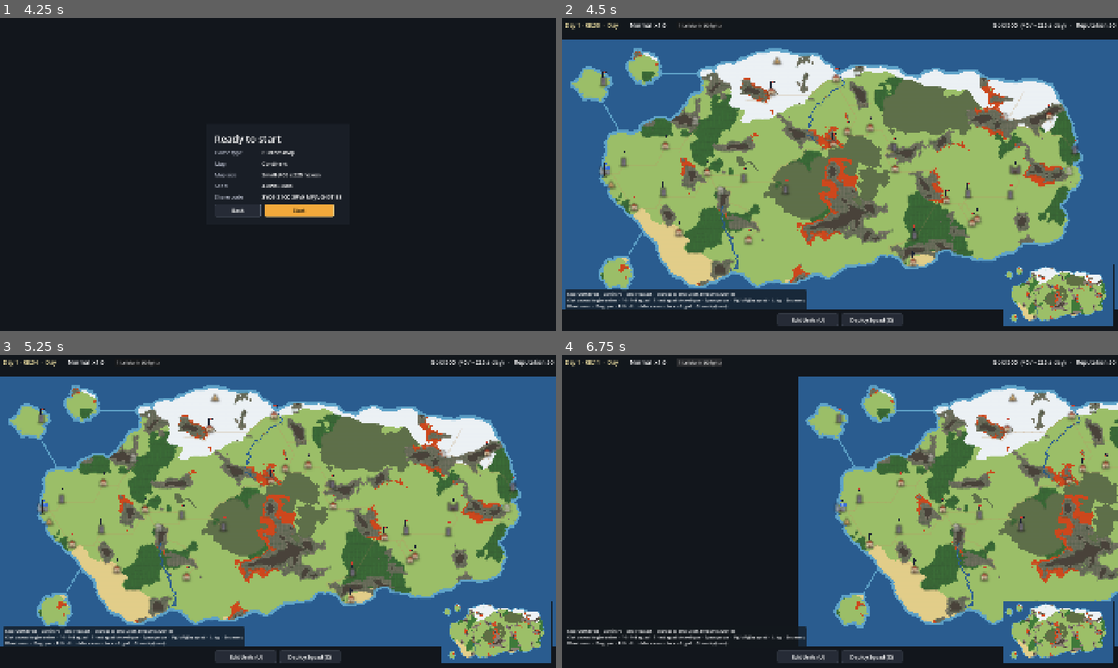
Above: before the commit, frames 1-4 (two rows, left to right).
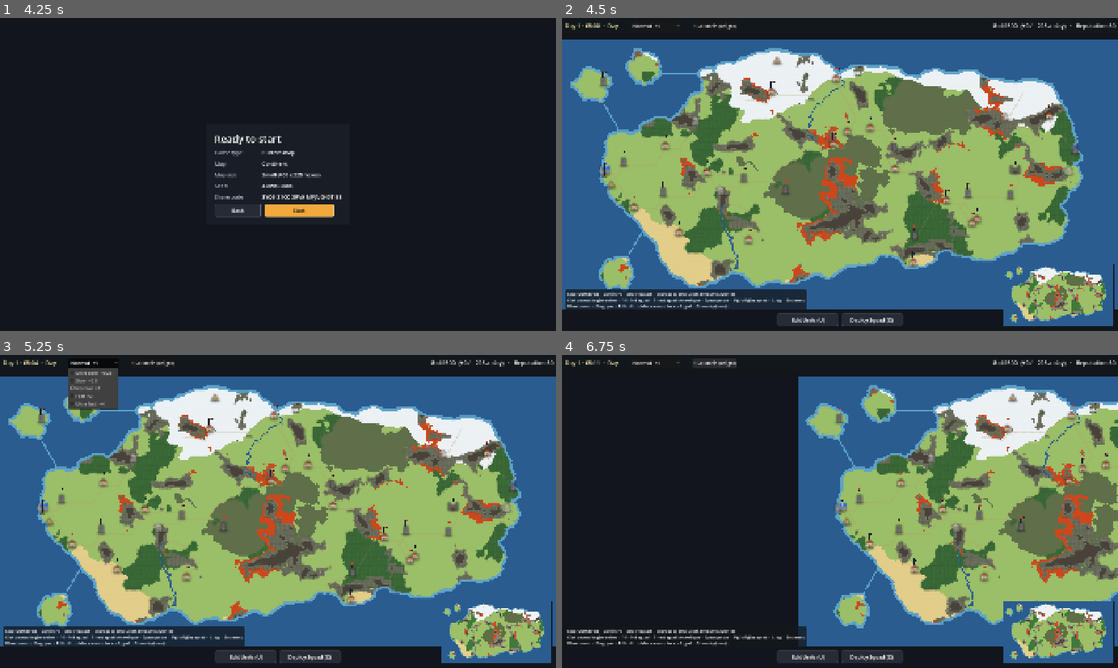
Above: after the commit, the same moments.

Repository: abeuscher/roguebattle
Game: Godot game, scene res://scenes/main.tscn
The game is run twice, just before and just after one commit, with the same random seed, the same clock (stepped at 60 frames per second) and the same inputs.
Inputs (mouse positions are in pixels of both pictures, inside the frame that each line leads up to):
- Up to frame 1 (4.25 s): tap Space at 0.5, 0.77 s; move the mouse to (250, 237) at 0.52 s; hold D 0.53-1.25 s; tap L at 0.6 s; click (250, 237) at 0.67 s; click "Size" at 1.25 s; click "Land shape" at 2 s; click "Terrain" at 2.75 s; click "Next" at 3.5 s
- Up to frame 2 (4.5 s): click "Start" at 4.25 s
- Up to frame 3 (5.25 s): click (94, 361) at 5 s, where only the run after the commit has a clickable "Normal ×1"
- Up to frame 4 (6.75 s): click (656, 361) at 5.75 s, where only the run after the commit has a clickable "Normal ×1"; click "1 Lelldorin (Knight)" at 6.5 s

Frame 1 is identical in both runs. In frame 2, 0.4% of the frame differs, in the area x 0-100%, y 1-4%; in frame 3, 1.6%, in the area x 0-100%, y 1-18%; in frame 4, 0.4%.

Commit message:
Game speed as a dropdown in the top bar
Co-Authored-By: Claude Opus 5.5 <noreply@anthropic.com>

Diff:
--- a/scenes/battlemap.gd
+++ b/scenes/battlemap.gd
@@ -56,6 +56,7 @@
 	camera.view_changed.connect(_on_view_changed)
 	hud.minimap.jump.connect(camera.center_on)
 	hud.squad_pressed.connect(_center_on_squad)
+	hud.speed_chosen.connect(_on_speed_chosen)
 	hud.edit_pressed.connect(func():
 		if _can_open() and _selected == null:
 			_open_edit())
@@ -547,6 +548,10 @@
 
 
 # --- Input ------------------------------------------------------------------------
+
+func _on_speed_chosen(index: int) -> void:
+	state.set_speed_index(index)
+
 
 ## No menu or dialog is open.
 func _can_open() -> bool:
--- a/ui/hud.gd
+++ b/ui/hud.gd
@@ -7,10 +7,12 @@
 signal squad_pressed(id: int)
 signal edit_pressed
 signal deploy_pressed
+signal speed_chosen(index: int)
 
 var minimap := Minimap.new()
 var _clock := Label.new()
-var _speed := Label.new()
+var _speed := Label.new()  # shown only while paused
+var _speed_pick := OptionButton.new()  # game speed; PgUp and PgDn change it too
 var _money := Label.new()
 var _squads := HBoxContainer.new()
 var _help := Label.new()
@@ -30,9 +32,15 @@
 	var row := HBoxContainer.new()
 	row.add_theme_constant_override("separation", 40)
 	bar.add_child(row)
-	for label in [_clock, _speed]:
-		label.add_theme_font_size_override("font_size", 20)
-		row.add_child(label)
+	_clock.add_theme_font_size_override("font_size", 20)
+	row.add_child(_clock)
+	_speed_pick.add_theme_font_size_override("font_size", 18)
+	_speed_pick.focus_mode = FOCUS_NONE  # Space and the arrow keys stay with the map
+	_speed_pick.tooltip_text = "Game speed (PgUp / PgDn)"
+	_speed_pick.item_selected.connect(func(i: int): speed_chosen.emit(i))
+	row.add_child(_speed_pick)
+	_speed.add_theme_font_size_override("font_size", 20)
+	row.add_child(_speed)
 	_squads.add_theme_constant_override("separation", 6)
 	row.add_child(_squads)
 	var spacer := Control.new()
@@ -88,15 +96,20 @@
 func refresh(state: GameState) -> void:
 	_clock.text = "%s  ·  %s" % [state.clock.time_text(), "Day" if state.clock.is_day() else "Night"]
 	_clock.add_theme_color_override("font_color", Color("#f6e7a8") if state.clock.is_day() else Color("#a9b8e8"))
+	if _speed_pick.item_count == 0:
+		var names: Array = state.data.rules["game_speed_names"]
+		for i in names.size():
+			var x := float(state.data.rules["game_speeds"][i])
+			_speed_pick.add_item("%s  ×%s" % [names[i], str(int(x)) if x == int(x) else str(x)])
+	if _speed_pick.selected != state.clock.speed_index:
+		_speed_pick.select(state.clock.speed_index)
+	_speed.visible = not state.clock.is_running()
 	if state.clock.paused:
 		_speed.text = "PAUSED  (Space)"
 		_speed.add_theme_color_override("font_color", Color("#ff9b6a"))
-	elif not state.clock.is_running():
+	else:
 		_speed.text = "Paused"
 		_speed.add_theme_color_override("font_color", Color("#ffe08a"))
-	else:
-		_speed.text = "%s  x%s" % [state.speed_name(), state.clock.speed()]
-		_speed.remove_theme_color_override("font_color")
 	_money.text = "Gold %d  (+%d / −%d a day)   ·   Reputation %d" % [state.gold, state.income(), state.army_upkeep(), state.reputation]
 	if _flash_until > 0 and Time.get_ticks_msec() > _flash_until:
 		_flash_until = 0
Not shown, changed: DECISIONS.md
